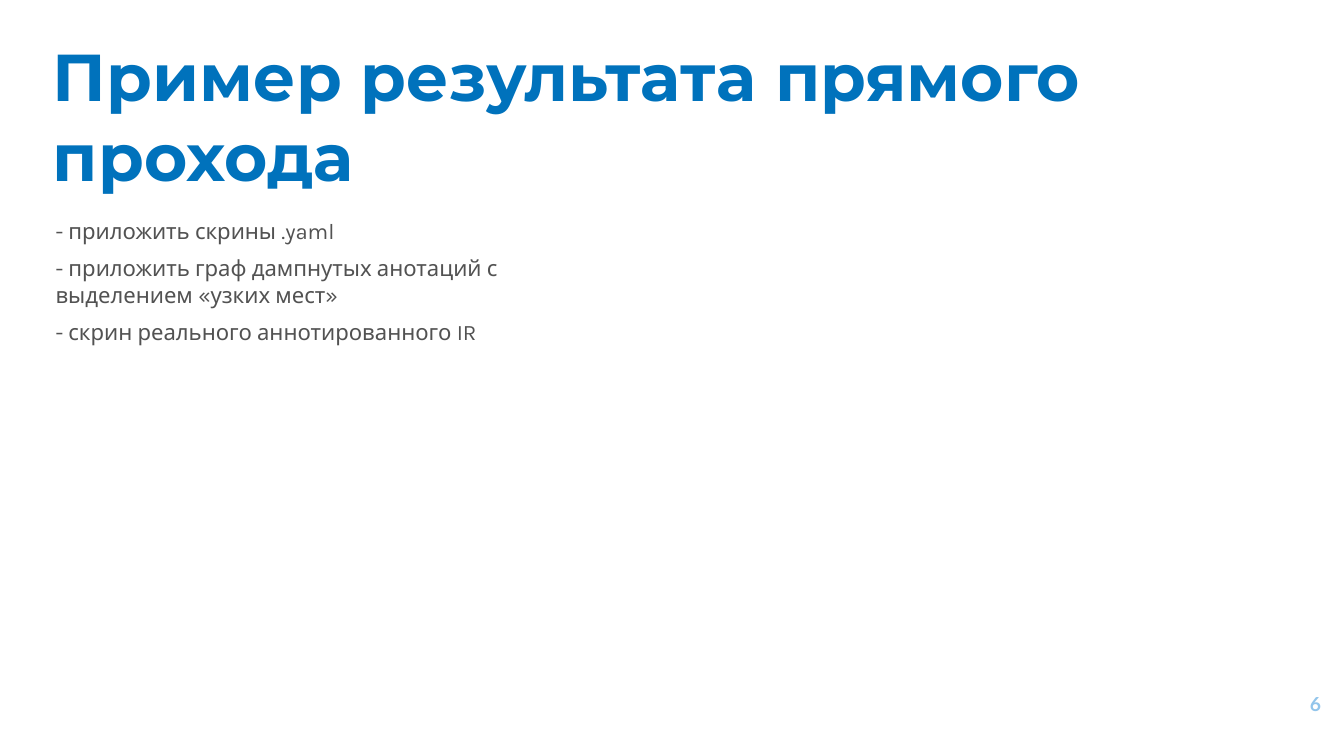
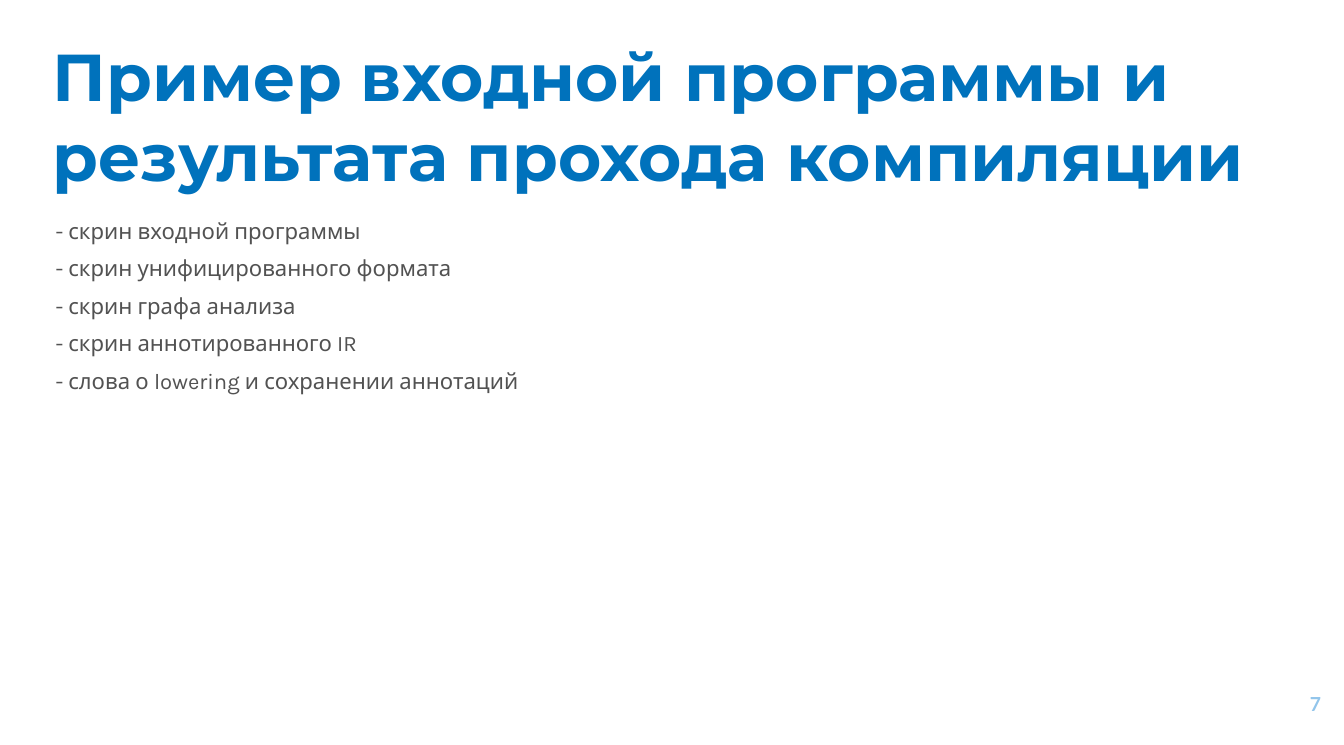
Before and after one commit to alexxRT/mipt-thesis, a slide deck: slide 7 of results/presentation/Presentation.pptx (slide 6 before the commit). Drawn at 1344x745 pixels with LibreOffice and Linux fonts; fonts in the diff are those of the drawing. Boxes give left, top, right and bottom in pixels: in the first picture for what was removed or moved away, otherwise in the second. Text is boxed around its words. In the diff, an @@ line names an element or a change of style, - is before the commit and + after.

Commit message:
update: text and presentation changes

```diff
--- a/results/presentation/Presentation.pptx
+++ b/results/presentation/Presentation.pptx
@@ title at (53,51,1244,195): text changed @@
-Пример результата прямого прохода
+Пример входной программы и результата прохода компиляции
@@ text at (68,222,518,395): text changed @@
-- приложить скрины .yaml
-- приложить граф дампнутых анотаций с выделением «узких мест»
-- скрин реального аннотированного IR
+- скрин входной программы
+- скрин унифицированного формата
+- скрин графа анализа
+- скрин аннотированного IR
+- слова о lowering и сохранении аннотаций
@@ page number at (1310,697,1321,711): text changed @@
-6
+7
```
Also in this commit, not shown: 4 other slides changed, 2 slides added, 1 slide removed, 13 other files.
